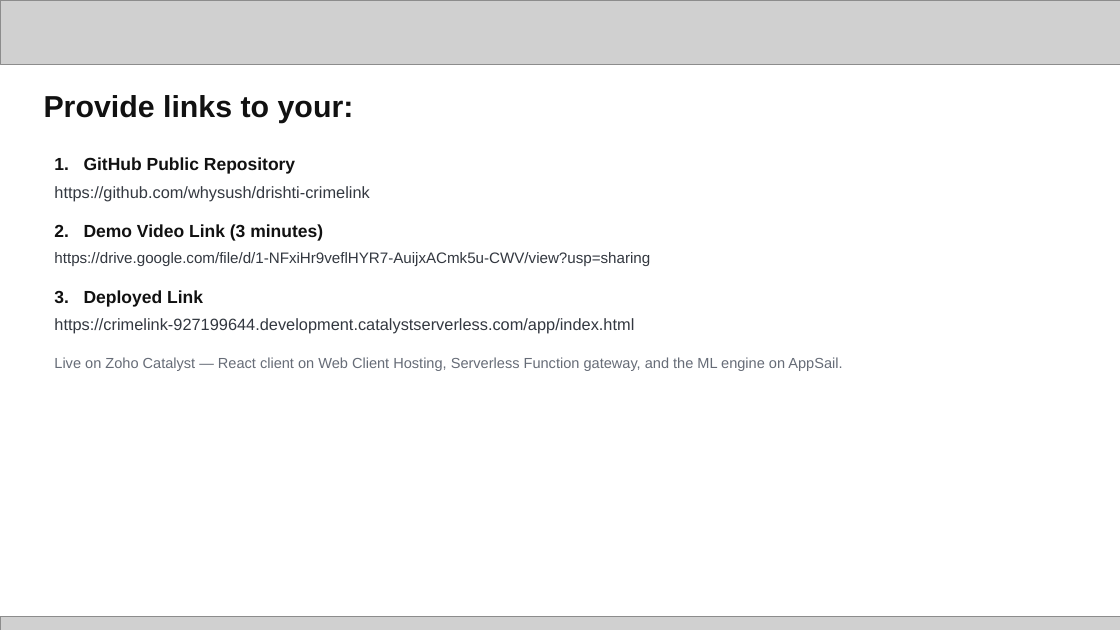
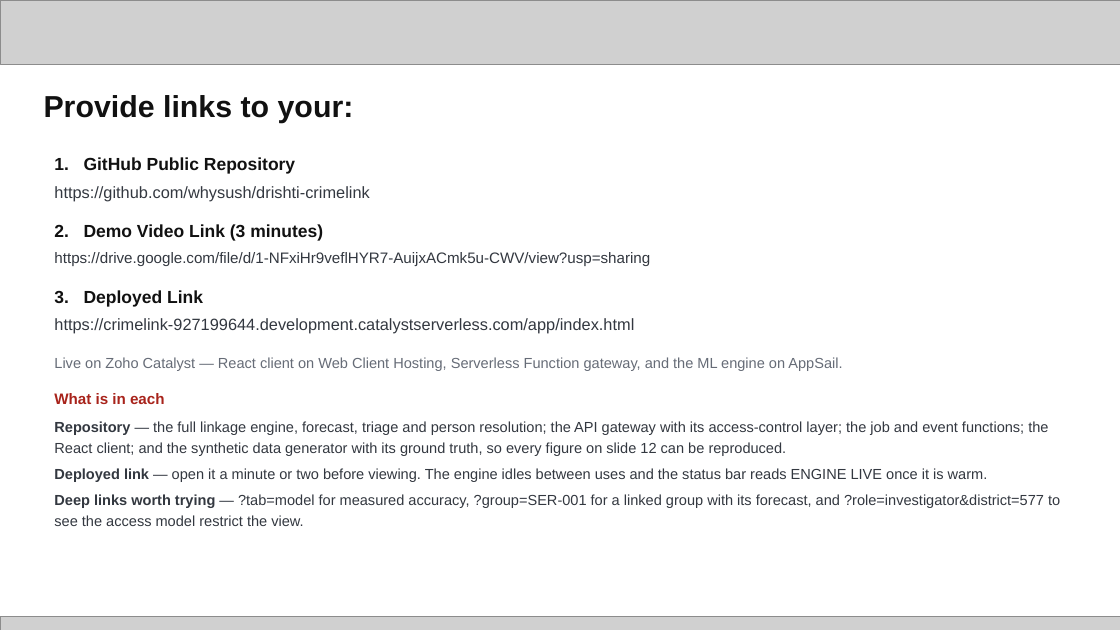
Before and after one commit to whysush/drishti-crimelink, a slide deck: slide 14 of docs/submission/Drishti_KSP_Datathon_2026_Prototype_Submission.pptx. Drawn at 1120x630 pixels with LibreOffice and Linux fonts; fonts in the diff are those of the drawing; grey boxes stand for pictures. Boxes give left, top, right and bottom in pixels: in the first picture for what was removed or moved away, otherwise in the second. Text is boxed around its words. In the diff, an @@ line names an element or a change of style, - is before the commit and + after.

```diff
--- a/docs/submission/Drishti_KSP_Datathon_2026_Prototype_Submission.pptx
+++ b/docs/submission/Drishti_KSP_Datathon_2026_Prototype_Submission.pptx
@@ text at box(54, 393, 1060, 526): paragraphs added @@
+What is in each
+Repository — the full linkage engine, forecast, triage and person resolution; the API gateway with its access-control layer; the job and event functions; the React client; and the synthetic data generator with its ground truth, so every figure on slide 12 can be reproduced.
+Deployed link — open it a minute or two before viewing. The engine idles between uses and the status bar reads ENGINE LIVE once it is warm.
+Deep links worth trying — ?tab=model for measured accuracy, ?group=SER-001 for a linked group with its forecast, and ?role=investigator&district=577 to see the access model restrict the view.
```
Also in this commit, not shown: 3 other slides changed, 1 slide added, 1 slide removed, 2 other files.
